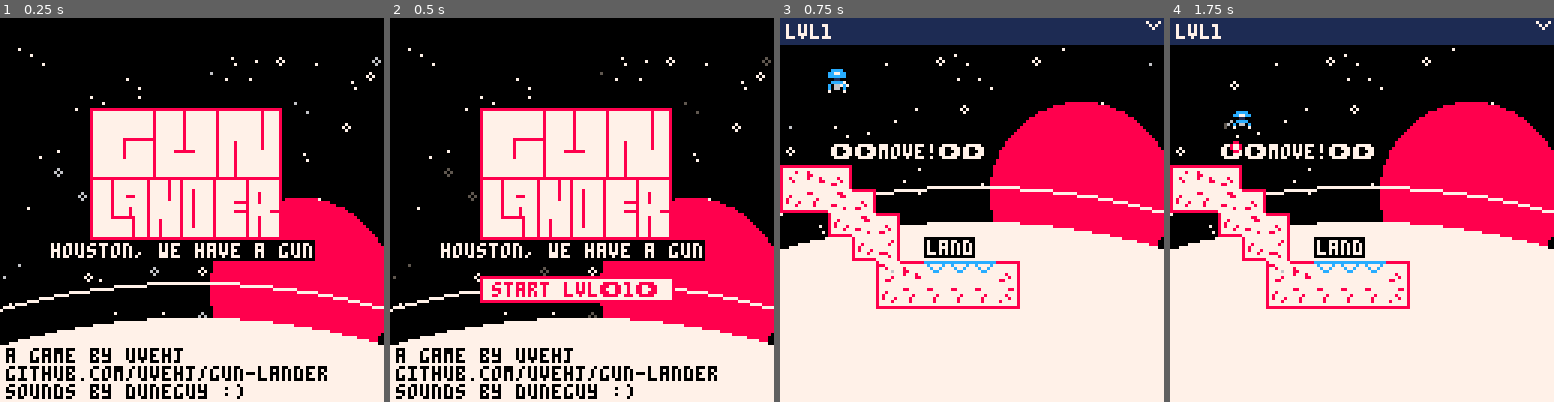
Above: before the commit, frames 1-4 (left to right).
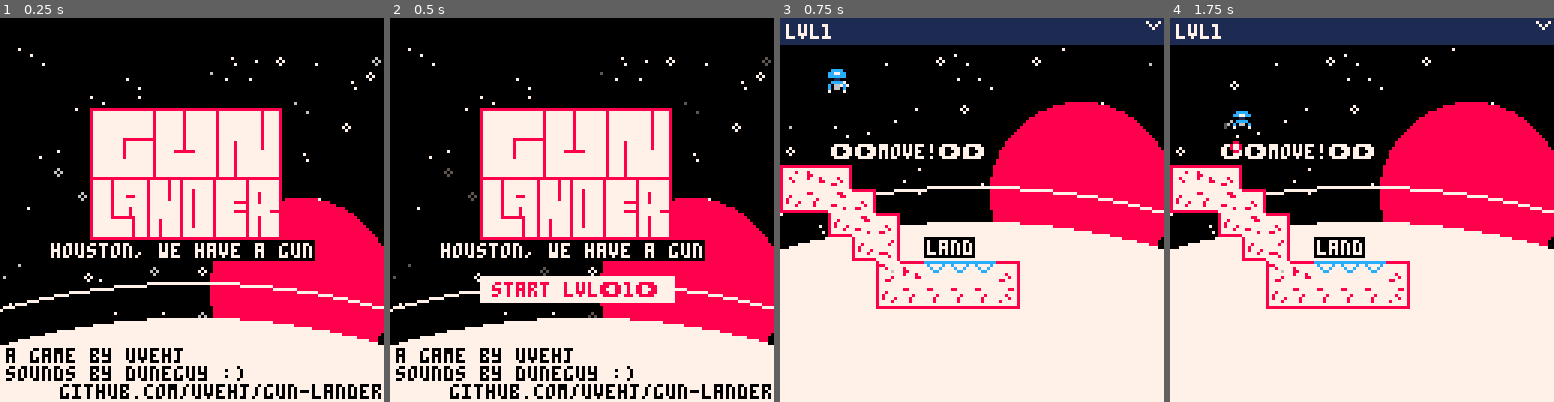
Above: after the commit, the same moments.

Repository: uvehj/Gun-Lander
Game: PICO-8 cartridge gunlander.p8
Two runs of this game, one before a commit and one after it. Both use one fixed random seed, a clock stepped at 60 frames per second and the inputs below.
Inputs:
- Up to frame 1 (0.25 s): no input
- Up to frame 2 (0.5 s): tap X (X key) at 0.33 s
- Up to frame 3 (0.75 s): tap O (Z key) at 0.7 s
- Up to frame 4 (1.75 s): tap X (X key) at 1.07 s; hold Right from 1.6 s (still down); tap O (Z key) at 1.7 s

The runs differ from the first frame. In frame 1, 3.0% of the frame differs, in the area x 1-100%, y 90-100%; in frame 2, 3.9%, in the area x 1-100%, y 67-100%; in frame 3, nothing differs; in frame 4, nothing differs.

Commit message:
release alpha1.1, small adjustments
Adjusted main menu + title credits

Diff:
--- a/gunlander.p8
+++ b/gunlander.p8
@@ -273,12 +273,13 @@
     spr(72, 30, 62, 8, 2)
     --credits and site
     print("a game by uvehj",2,110,0)
-    print("github.com/uvehj/gun-lander",2,116,0)
     --ian wip
-    print("sounds by duneguy :)",2,122,0)
+    print("sounds by duneguy :)",2,116,0)
+    print("github.com/uvehj/gun-lander",20,122,0)
     if menustate == 1 then
-        rectfill(30,86,94,94,8)
-        rectfill(31,87,93,93,7)
+        --rectfill(30,86,94,94,8)
+        --rectfill(31,87,93,93,7)
+        rectfill(30,86,94,94,7)
         titlemessage = "start lvl\139"..tostr(menuselectlevel).."\145"
         print(titlemessage,64-((#titlemessage+3)*4/2),88,8)
     end
@@ -608,9 +609,9 @@
 
 --ian wip
 function gameplaymusic() --play gameplay music, if not already playing
- if stat(24)<0 or stat(24)>15 then
-  music(0,0,7) --play gameplay music, reserve ch.0-2
- end
+    if stat(24)<0 or stat(24)>15 then
+        music(0,0,7) --play gameplay music, reserve ch.0-2
+    end
 end
 
 --level info--
Not shown, removed: releases/alpha1/gunlander.app/Contents/Frameworks/SDL2.framework/Frameworks/hidapi.framework/Versions/A/Resources/AUTHORS.txt
Not shown, removed: releases/alpha1/gunlander.app/Contents/Frameworks/SDL2.framework/Frameworks/hidapi.framework/Versions/A/Resources/LICENSE.txt
Not shown, removed: releases/alpha1/gunlander.app/Contents/Frameworks/SDL2.framework/Resources/License.txt
Not shown, removed: releases/alpha1/gunlander.app/Contents/Frameworks/SDL2.framework/Resources/ReadMe.txt
Not shown, removed: releases/alpha1/gunlander.app/Contents/Frameworks/SDL2.framework/Versions/A/Frameworks/hidapi.framework/Versions/A/Resources/AUTHORS.txt
Not shown, removed: releases/alpha1/gunlander.app/Contents/Frameworks/SDL2.framework/Versions/A/Frameworks/hidapi.framework/Versions/A/Resources/LICENSE.txt
Not shown, removed: releases/alpha1/gunlander.app/Contents/Frameworks/SDL2.framework/Versions/A/Resources/License.txt
Not shown, removed: releases/alpha1/gunlander.app/Contents/Frameworks/SDL2.framework/Versions/A/Resources/ReadMe.txt
Not shown, removed: releases/alpha1/gunlander.app/Contents/Frameworks/SDL2.framework/Versions/Current/Frameworks/hidapi.framework/Versions/A/Resources/AUTHORS.txt
Not shown, removed: releases/alpha1/gunlander.app/Contents/Frameworks/SDL2.framework/Versions/Current/Frameworks/hidapi.framework/Versions/A/Resources/LICENSE.txt
Not shown, removed: releases/alpha1/gunlander.app/Contents/Frameworks/SDL2.framework/Versions/Current/Resources/License.txt
Not shown, removed: releases/alpha1/gunlander.app/Contents/Frameworks/SDL2.framework/Versions/Current/Resources/ReadMe.txt
(and 200 more such lines)
